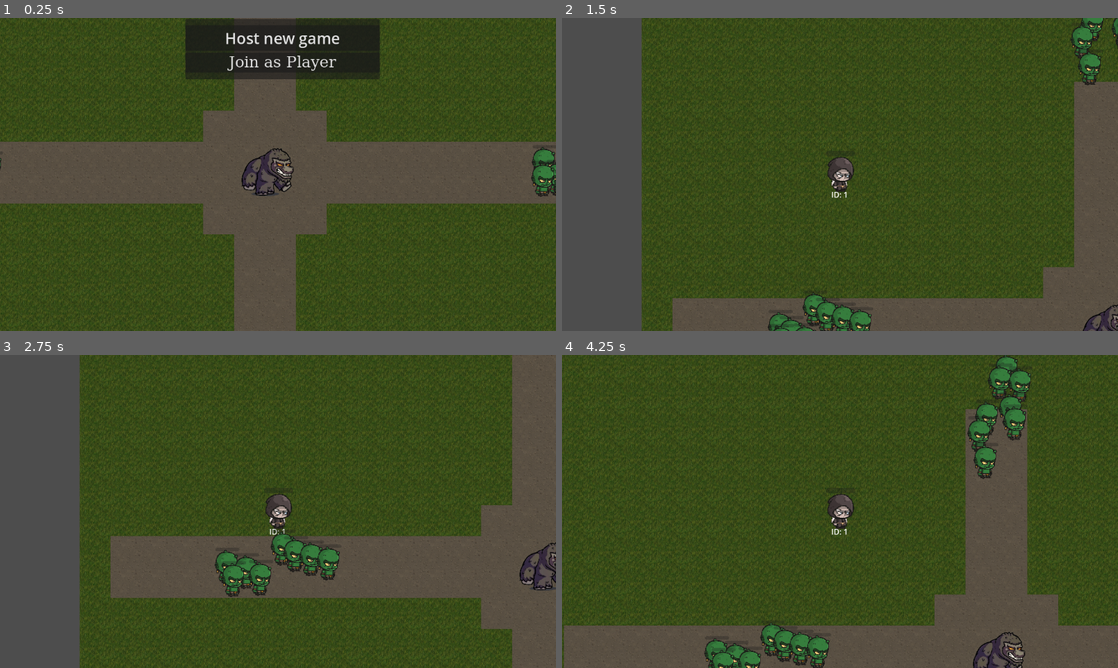
Above: before the commit, frames 1-4 (two rows, left to right).
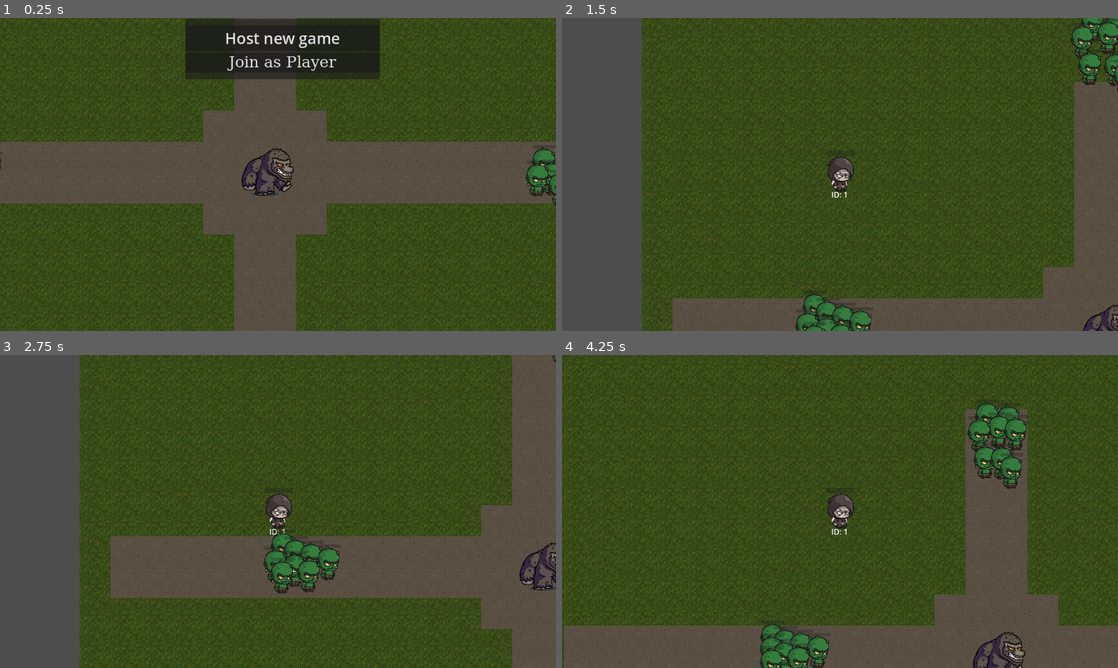
Above: after the commit, the same moments.

Repository: LucasJappert/moomoo-lan-party
Game: Godot game, scene res://scenes/game.tscn
Two runs of this game, one before a commit and one after it. Both use one fixed random seed, a clock stepped at 60 frames per second and the inputs below.
Inputs (mouse positions are in pixels of both pictures, inside the frame that each line leads up to):
- Up to frame 1 (0.25 s): no input
- Up to frame 2 (1.5 s): tap Enter at 0.5 s; move the mouse to (962, 158) at 0.52 s; hold D 0.53-1.25 s; click (962, 158) at 0.67 s; click "Host new game" at 1.25 s
- Up to frame 3 (2.75 s): move the mouse to (166, 527) at 2.02 s; hold S from 2.03 s (still down)
- Up to frame 4 (4.25 s): move the mouse to (895, 442) at 2.77 s; release S at 2.78 s; hold D 2.78-3.53 s; move the mouse to (812, 574) at 3.52 s; hold W from 3.53 s (still down); click (812, 574) at 3.67 s

The runs differ from the first frame. In frame 1, 0.4% of the frame differs, in the area x 94-100%, y 45-60%; in frame 2, 1.0%; in frame 3, 1.8%; in frame 4, 3.2%, in the area x 25-85%, y 0-100%.
Error in both runs: Invalid assignment of property or key 'zoom' with value of type 'Vector2' on a base object of type 'Nil'. (res://scripts/camera.gd:32)

Commit message:
remove pause timer from enemies movement

Diff:
--- a/scripts/enemy_scene.gd
+++ b/scripts/enemy_scene.gd
@@ -4,8 +4,6 @@
 
 static var enemy_scene = preload("res://scenes/enemy_scene.tscn")
 var speed: float = 50
-var is_movement_paused := false
-var movement_pause_timer: Timer
 
 @export var id: int:
     set(id):
@@ -17,33 +15,15 @@
     collision_layer = 1
     collision_mask = 1
 
-    movement_pause_timer = Timer.new()
-    movement_pause_timer.one_shot = true
-    movement_pause_timer.wait_time = 2.0
-    add_child(movement_pause_timer)
-    movement_pause_timer.timeout.connect(_on_movement_pause_timer_timeout)
-
 func _process(_delta):
     if not is_multiplayer_authority():
         return
-
-    if is_movement_paused:
-        velocity = Vector2.ZERO
-        return move_and_slide()
 
     var direction_to_center = (GameManager.moomoo.position - position).normalized()
 
     velocity = direction_to_center * speed
 
     move_and_slide()
-
-    if get_slide_collision_count() > 0 and movement_pause_timer.is_stopped():
-        is_movement_paused = true
-        print("MOVEMENT PAUSED")
-        movement_pause_timer.start()
-
-func _on_movement_pause_timer_timeout():
-    is_movement_paused = false
 
 
 static func spawn_enemy(moomoo_position = Vector2.ZERO):
